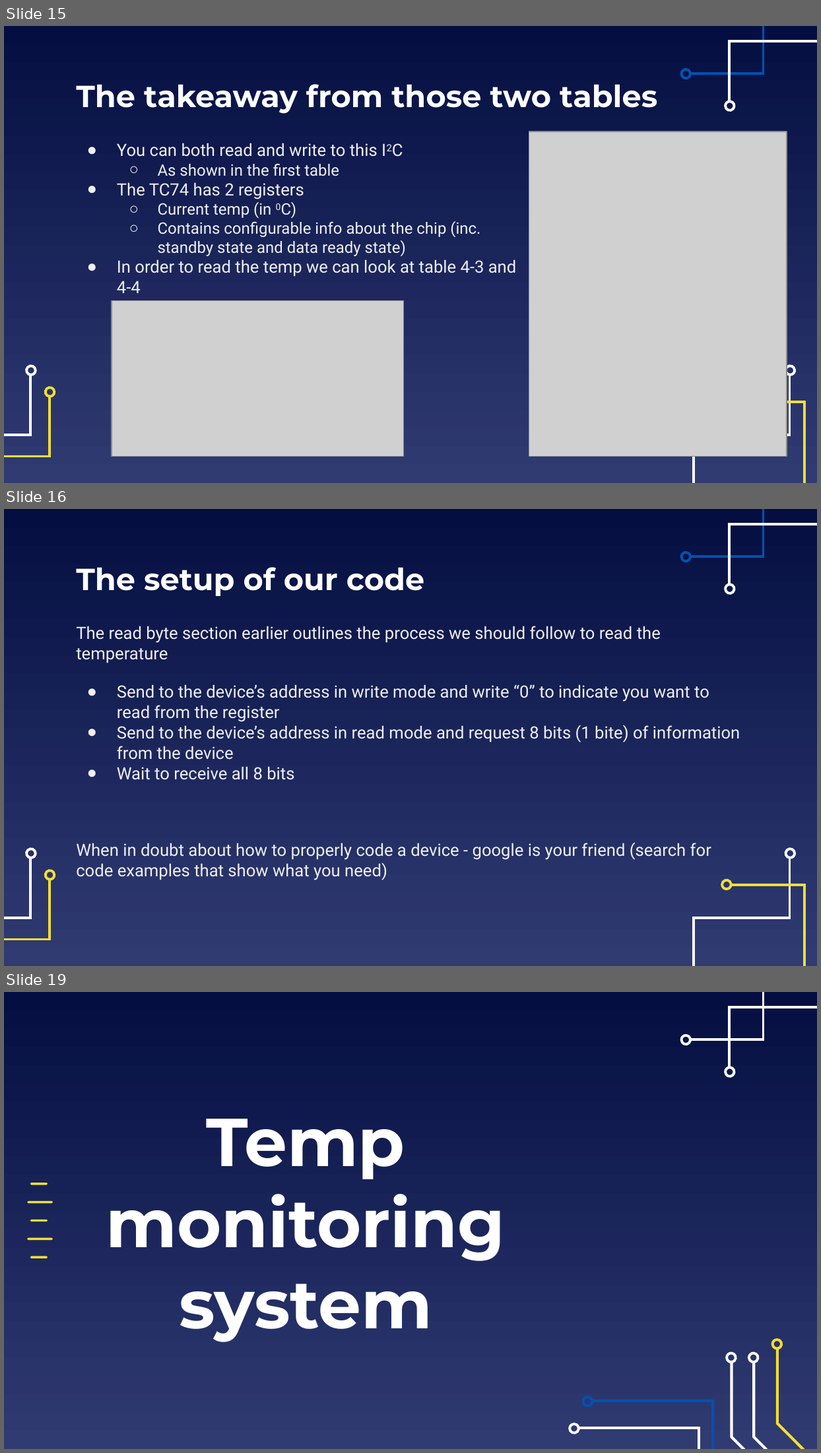
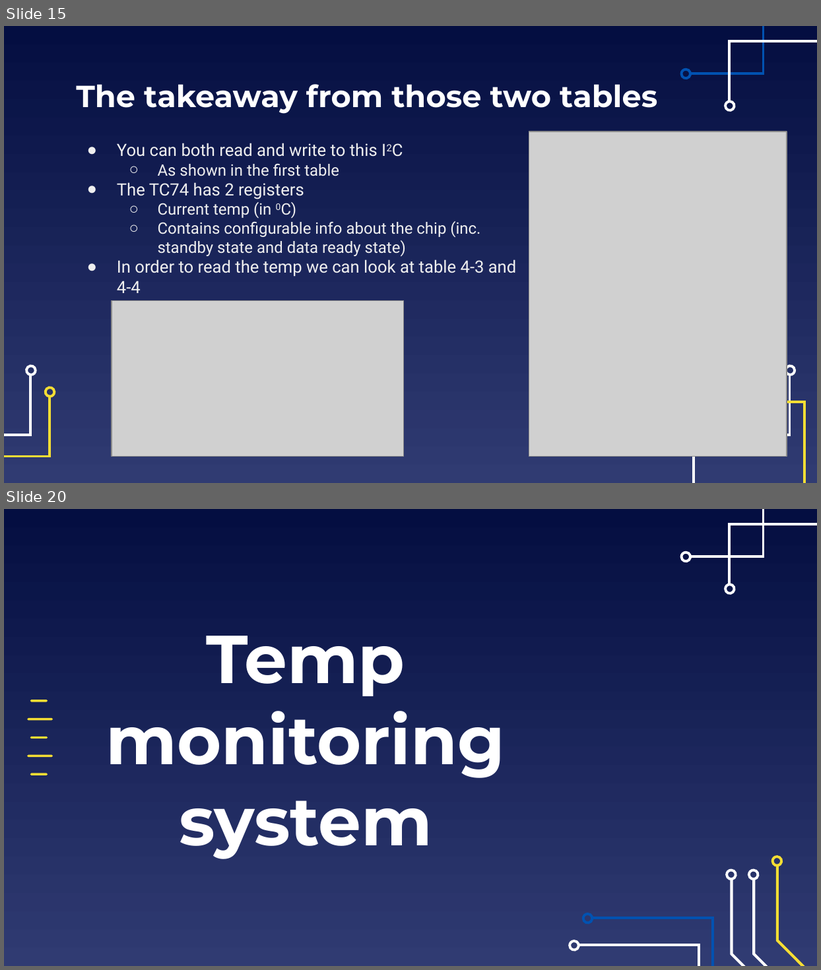
Before and after one commit to EELabMan/Arduino-6-I2C-bus, a slide deck: Arduino Workshop 6 I2C Bus.pptx. Shown one above the other, each under a label of ours: slides 15, 16 and 19 before the commit, slides 15 and 20 after it; the slides between them are not shown. The pictures are 821x1453 and 821x970 pixels, drawn with LibreOffice and Linux fonts; fonts in the diff are those of the drawing; grey boxes stand for pictures. Boxes give left, top, right and bottom in pixels: in the first picture for what was removed or moved away, otherwise in the second. Text is boxed around its words. In the diff, an @@ line names an element or a change of style, - is before the commit and + after.

```diff
--- a/Arduino Workshop 6 I2C Bus.pptx
+++ b/Arduino Workshop 6 I2C Bus.pptx
@@ slide 16 removed at box(4, 509, 817, 966), background gradient #040E41 to #303B72; not listed: 11 template elements that a slide beside it also shows @@
@@ title removed at box(76, 567, 424, 596) @@
-The setup of our code
@@ text removed at box(76, 626, 740, 881) @@
-The read byte section earlier outlines the process we should follow to read the temperature
-● Send to the device’s address in write mode and write “0” to indicate you want to read from the register
-● Send to the device’s address in read mode and request 8 bits (1 bite) of information from the device
-● Wait to receive all 8 bits
-When in doubt about how to properly code a device - google is your friend (search for code examples that show what you need)
@@ freeform shape removed at box(722, 879, 733, 890) @@
@@ what was slide 19 is now slide 20 @@
```
Also in this commit, not shown: 7 slides changed, 3 slides added, 1 other slide removed, 2 other files.
